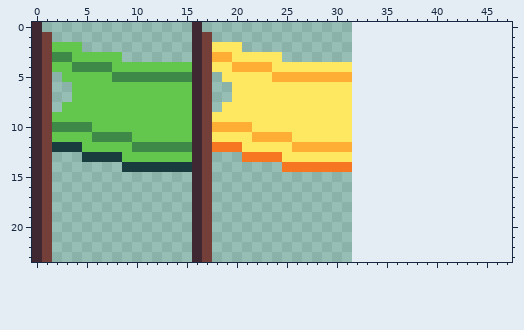
Pixel-art sprite, stored at Assets/Resources/Sprites/Haningpoints/Checkpoint.png. That is the earlier state.
The file is 32x24 pixels. The old version is drawn lined up with the new one, on the new canvas.
Once edited:
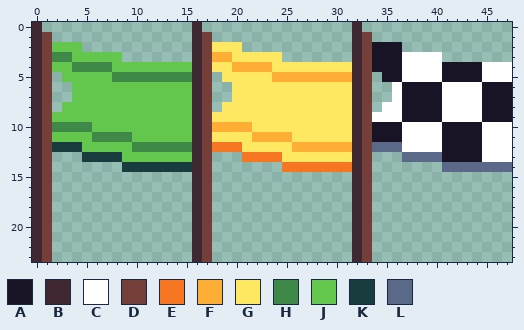
Palette (. is transparent): A #181425  B #3f2832  C #ffffff  D #743f39  E #f77622  F #feae34  G #fee761  H #3e8948  J #63c74d  K #193c3e  L #5a6988
Log entry: Added finish texture
The edit:
canvas 32x24 -> 48x24
Changed rows in their new state; - is an unchanged pixel.
first column x 32:
 0 B---------------
 1 BD--------------
 2 BDAAA-----------
 3 BDAAACCCC-------
 4 BDAAACCCCAAAACCC
 5 BD-AACCCCAAAACCC
 6 BD--CAAAACCCCAAA
 7 BD--CAAAACCCCAAA
 8 BD-CCAAAACCCCAAA
 9 BDCCCAAAACCCCAAA
10 BDAAACCCCAAAACCC
11 BDAAACCCCAAAACCC
12 BDLLLCCCCAAAACCC
13 BD---LLLLAAAACCC
14 BD-------LLLLLLL
15 BD--------------
16 BD--------------
17 BD--------------
18 BD--------------
19 BD--------------
20 BD--------------
21 BD--------------
22 BD--------------
23 BD--------------
Changed places in both pictures, as pixel boxes (x1, y1, x2, y2):
added: (352, 22, 512, 262)
